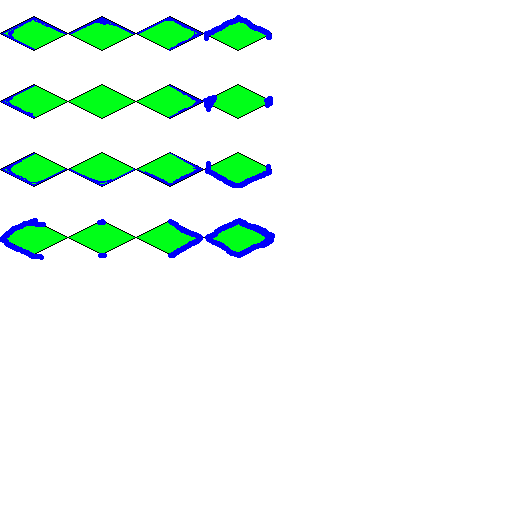
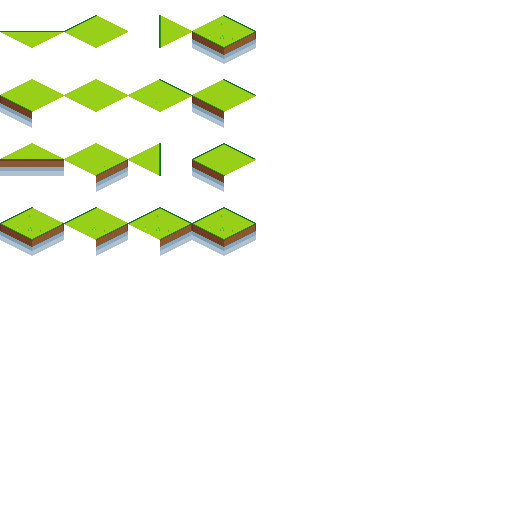
Before/after of a 512 × 512 layered artwork. What changed in the layer stack:
removed layer "Layer 1" over left=0, top=15, right=275, bottom=260
removed layer "Layer 2 copy 6" over left=0, top=16, right=272, bottom=255
added layer "Layer 11" above "Layer 1 copy 8" over left=0, top=15, right=256, bottom=256
